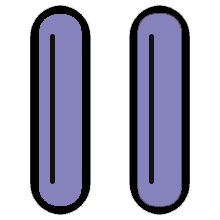
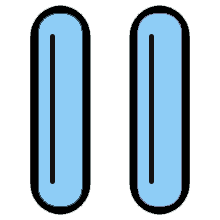
The second 220 × 220 image is a revision of the first. Changes to its layers:
painted on "Слой 1" over 38, 13, 182, 207
